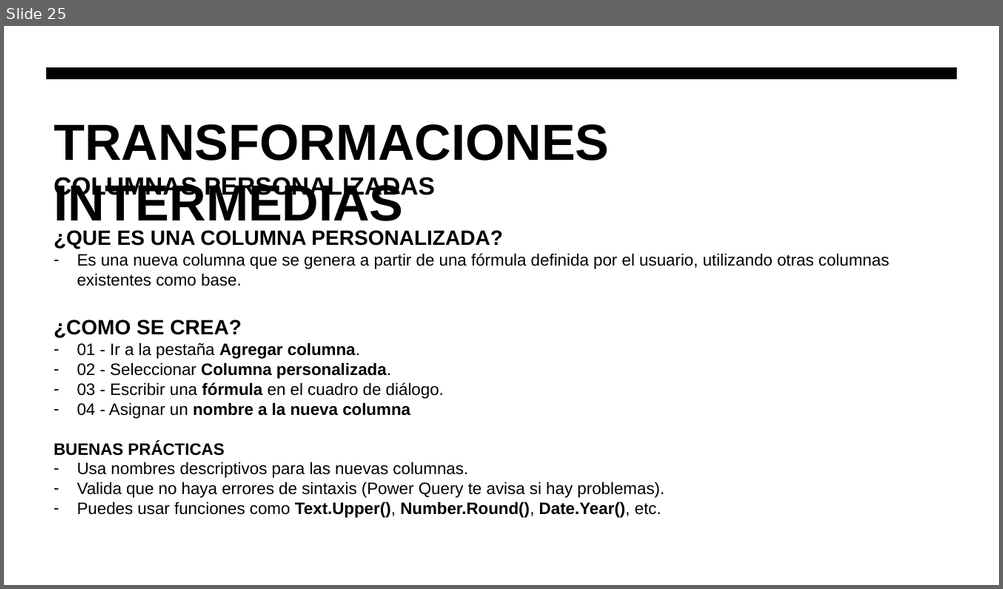
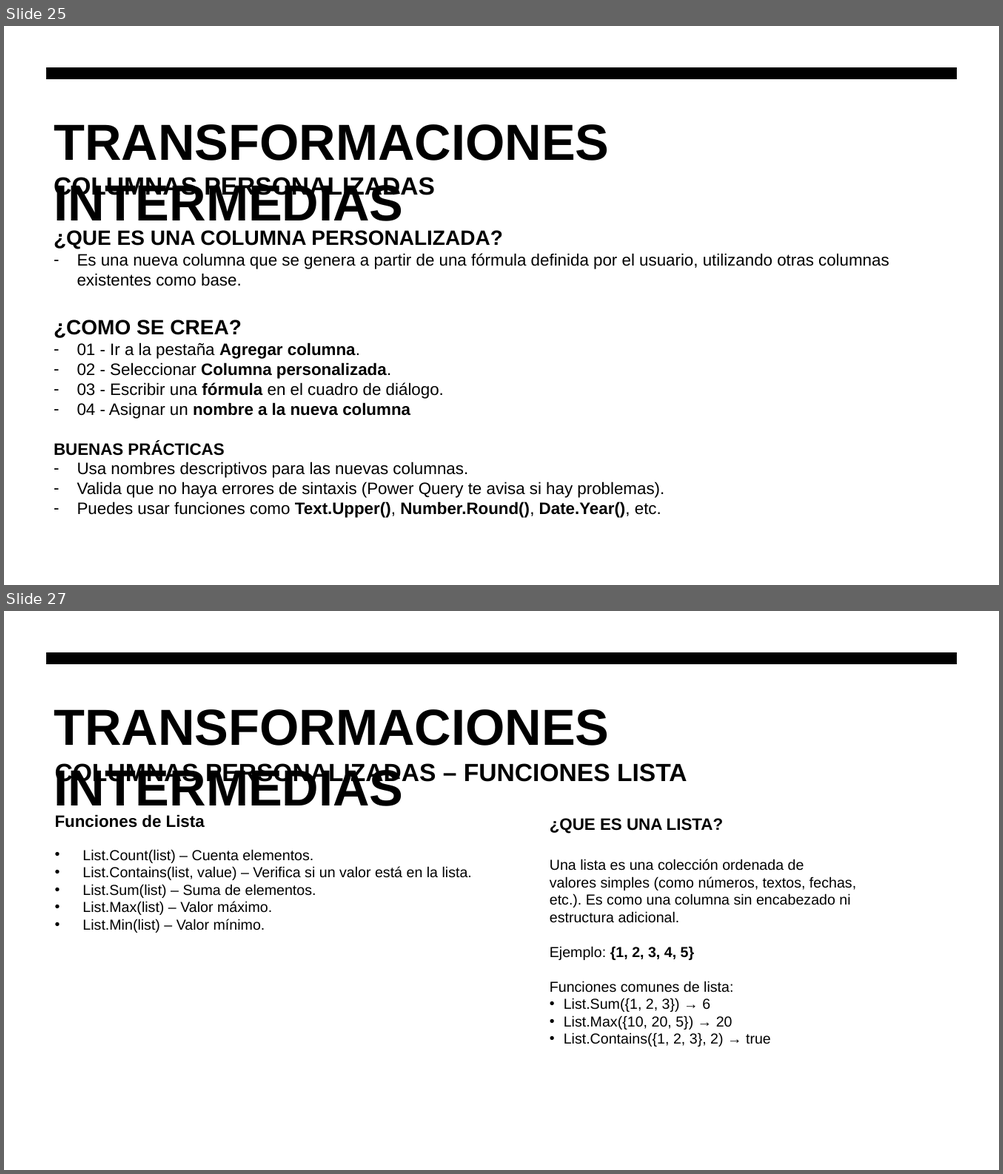
Before and after one commit to EnriqRP/PowerBI, a slide deck: 02 - Transformación Datos/Analítica de datos - Sesion 04.pptx. Shown one above the other, each under a label of ours: slide 25 before the commit, slides 25 and 27 after it; the slides between them are not shown. The pictures are 1003x589 and 1003x1174 pixels, drawn with LibreOffice and Linux fonts; fonts in the diff are those of the drawing. Boxes give left, top, right and bottom in pixels: in the first picture for what was removed or moved away, otherwise in the second. Text is boxed around its words. In the diff, an @@ line names an element or a change of style, - is before the commit and + after.

```diff
--- a/02 - Transformación Datos/Analítica de datos - Sesion 04.pptx
+++ b/02 - Transformación Datos/Analítica de datos - Sesion 04.pptx
@@ slide 27 added at (4, 611, 999, 1170), background #FFFFFF; not listed: 1 template element that a slide beside it also shows @@
@@ title added at (54, 709, 609, 816), 49 pt, text #000000, bold @@
+TRANSFORMACIONES INTERMEDIAS
@@ text added at (55, 761, 686, 933), 14 pt, text #000000 @@
+COLUMNAS PERSONALIZADAS – FUNCIONES LISTA
+Funciones de Lista
+• List.Count(list) – Cuenta elementos.
+• List.Contains(list, value) – Verifica si un valor está en la lista.
+• List.Sum(list) – Suma de elementos.
+• List.Max(list) – Valor máximo.
+• List.Min(list) – Valor mínimo.
@@ text added at (549, 818, 856, 1047), 14 pt, text #000000 @@
+¿QUE ES UNA LISTA?
+Una lista es una colección ordenada de valores simples (como números, textos, fechas, etc.). Es como una columna sin encabezado ni estructura adicional.
+Ejemplo: {1, 2, 3, 4, 5}
+Funciones comunes de lista:
+• List.Sum({1, 2, 3}) → 6
+• List.Max({10, 20, 5}) → 20
+• List.Contains({1, 2, 3}, 2) → true
```
Also in this commit, not shown: 3 other slides added.
